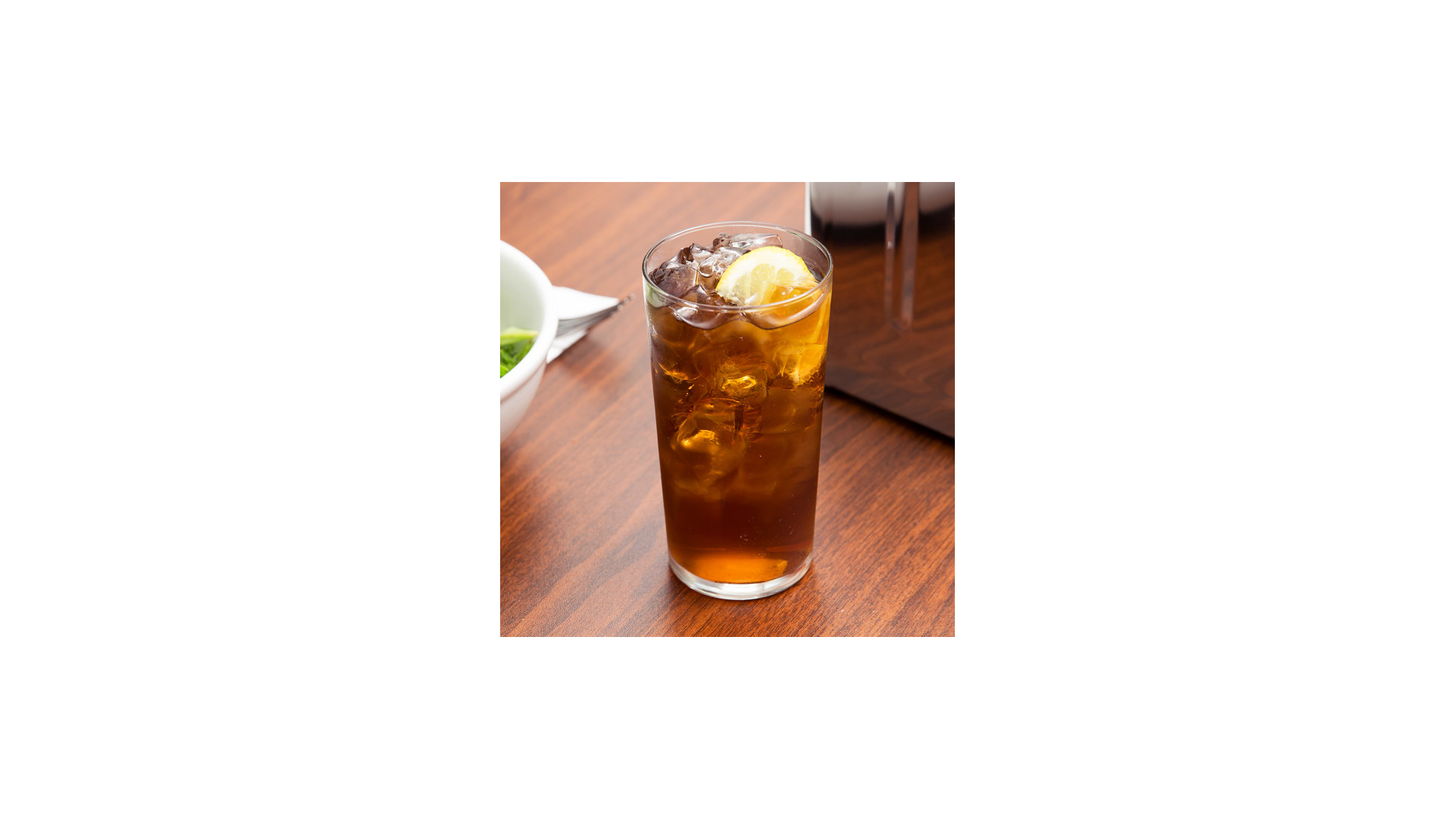
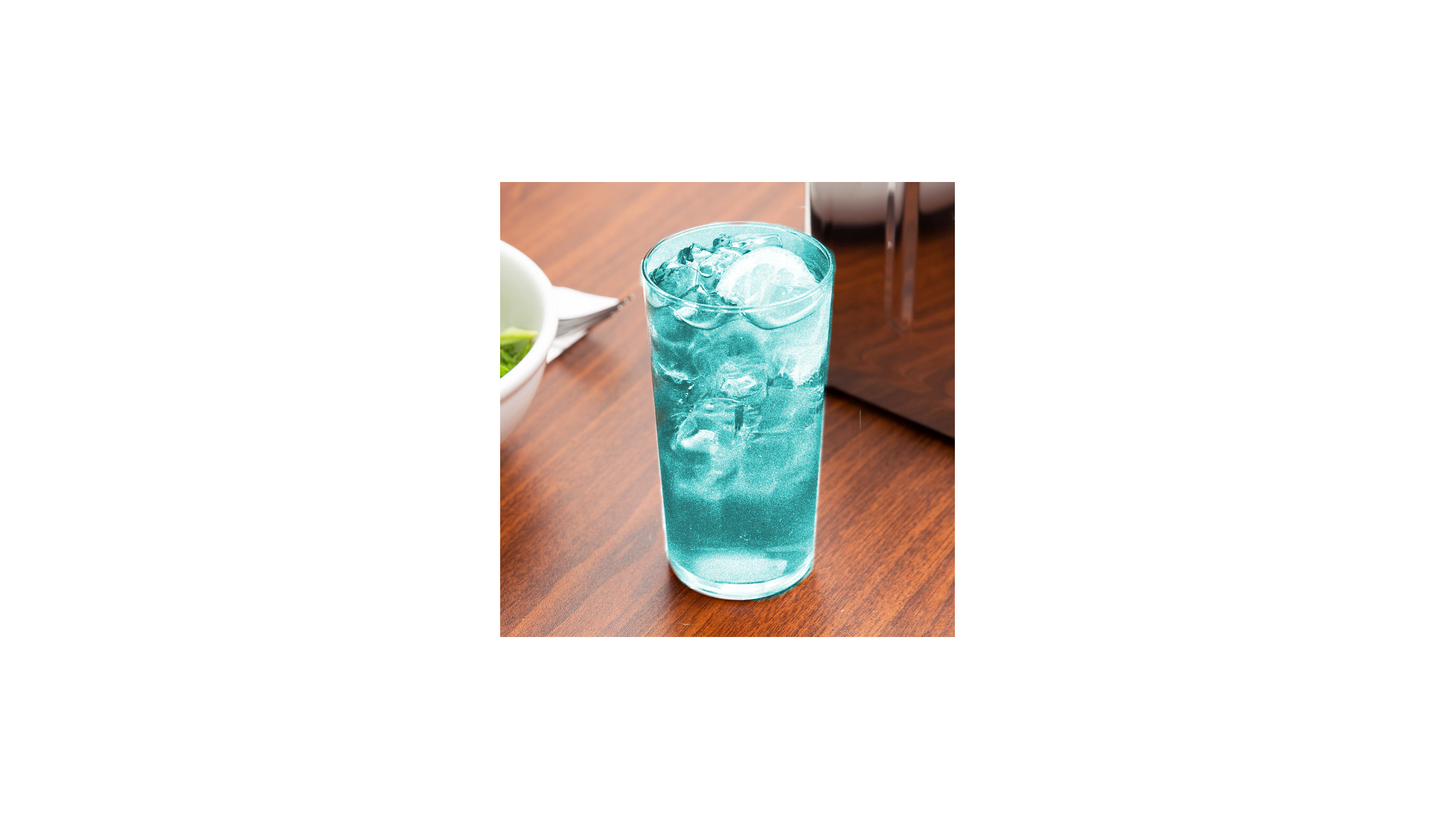
Layer changes from the first w=1455, h=819 image to the second:
added layer "Colorized" above "Desaturated" over [638, 206, 862, 625]
added layer "Desaturated" above "tea.jpg" over [638, 206, 862, 625]
